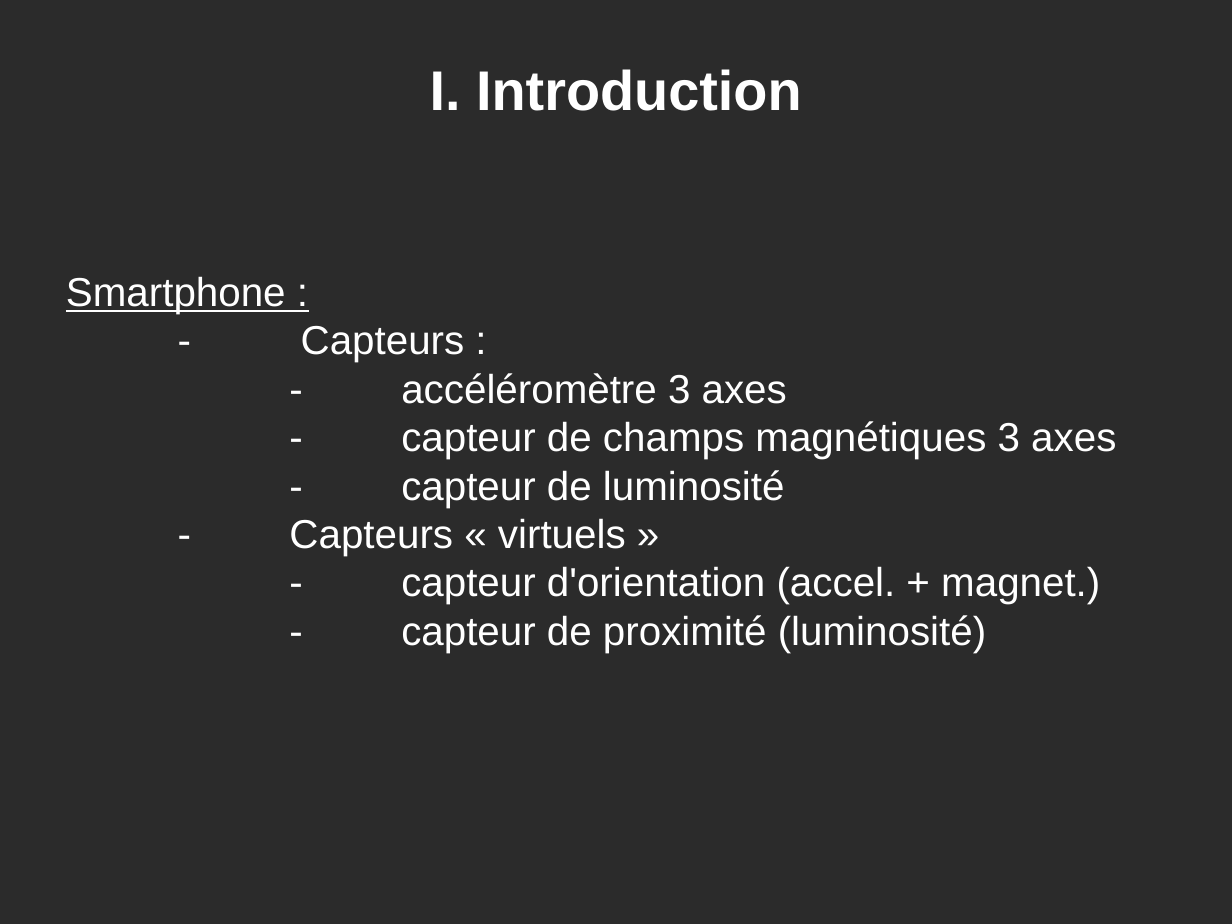
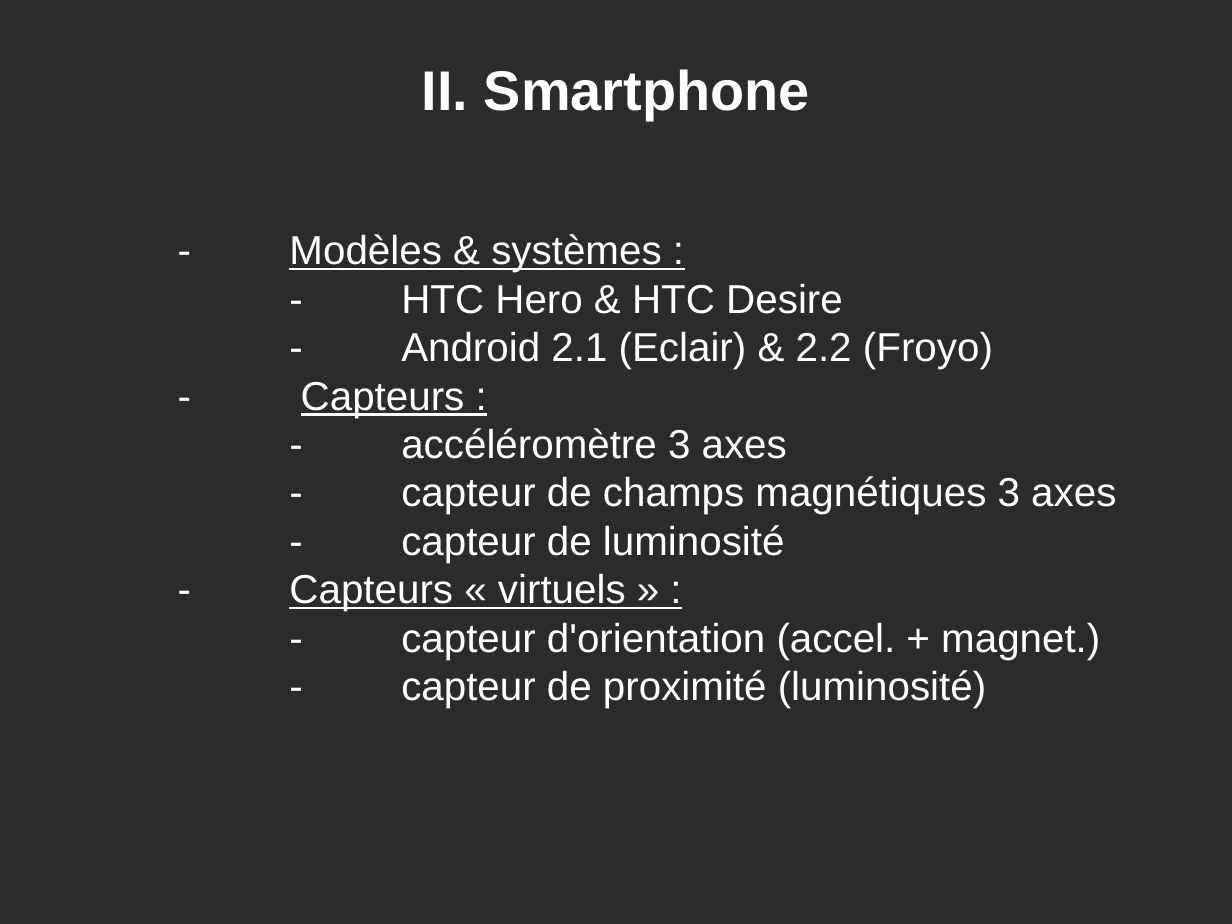
Before and after one commit to Jiboo/bluestorm, a slide deck: slide 4 of docs/slides.odp (slide 3 before the commit). Drawn at 1232x924 pixels with LibreOffice and Linux fonts; fonts in the diff are those of the drawing; background and template pictures are left out; a plain dark background stands for a picture behind light text. Boxes give left, top, right and bottom in pixels: in the first picture for what was removed or moved away, otherwise in the second. Text is boxed around its words. In the diff, an @@ line names an element or a change of style, - is before the commit and + after.

Commit message:
slides

```diff
--- a/docs/slides.odp
+++ b/docs/slides.odp
@@ title at bbox=[422, 69, 810, 120]: text changed @@
-I. Introduction
+II. Smartphone
@@ subtitle "- Modèles & systèmes :": place and size @@
-subtitle "- Modèles & systèmes :" at bbox=[66, 276, 1116, 653]
+subtitle "- Modèles & systèmes :" at bbox=[289, 234, 1116, 708]
@@ subtitle at bbox=[289, 234, 993, 369]: text changed @@
-Smartphone :
+- Modèles & systèmes :
+- HTC Hero & HTC Desire
+- Android 2.1 (Eclair) & 2.2 (Froyo)
@@ subtitle at bbox=[301, 382, 465, 418]: underline on in "Capteurs :" @@
@@ subtitle at bbox=[289, 573, 626, 611]: text changed @@
-- Capteurs « virtuels »
+- Capteurs « virtuels » :
```
Also in this commit, not shown: 3 other slides changed, 2 slides added, 1 slide removed.
